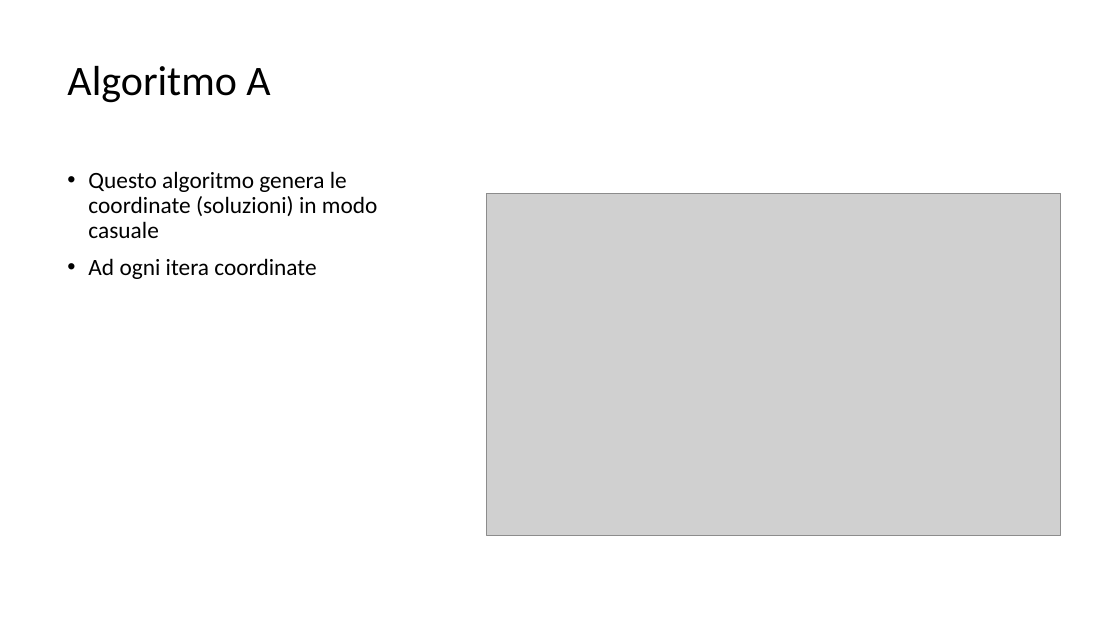
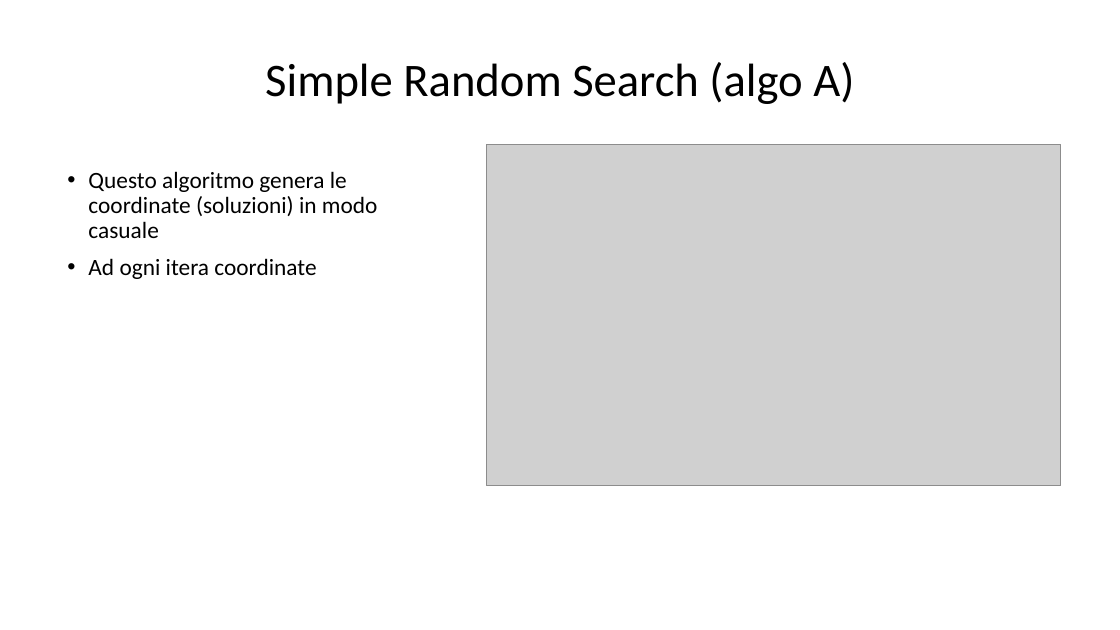
Before and after one commit to af20/mds_decision_making, a slide deck: slide 7 of R/Decision Making slides.pptx (slide 6 before the commit). Drawn at 1120x630 pixels with LibreOffice and Linux fonts; fonts in the diff are those of the drawing; grey boxes stand for pictures. Boxes give left, top, right and bottom in pixels: in the first picture for what was removed or moved away, otherwise in the second. Text is boxed around its words. In the diff, an @@ line names an element or a change of style, - is before the commit and + after.

```diff
--- a/R/Decision Making slides.pptx
+++ b/R/Decision Making slides.pptx
@@ title at bbox=[265, 62, 854, 104]: text changed; size 36 to 40 pt @@
-Algoritmo A
+Simple Random Search (algo A)
@@ picture: place and size @@
-picture at bbox=[486, 193, 1061, 535]
+picture at bbox=[486, 145, 1061, 486]
```
Also in this commit, not shown: 9 other slides changed, 1 slide added, 1 other file.
